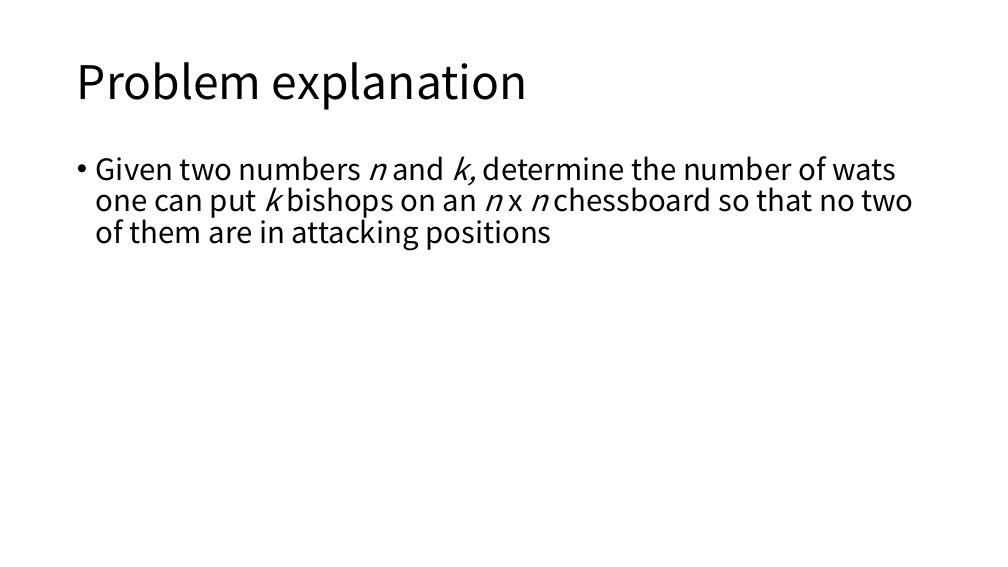
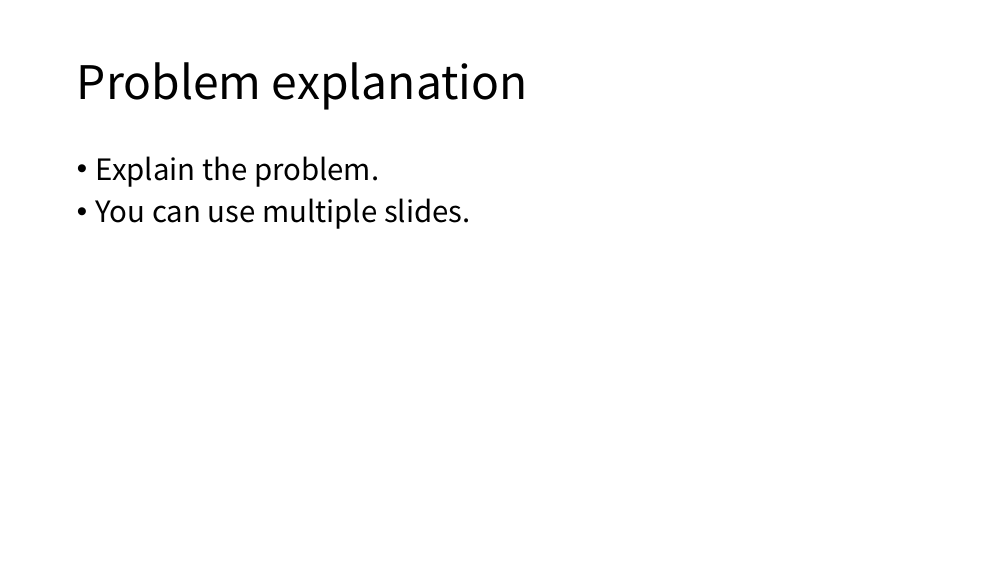
Before and after one commit to gdlee412/Problem-Solving-Techniques, a slide deck: slide 2 of 자료/Report template/Report for exercise or homework.pptx. Drawn at 1008x567 pixels with LibreOffice and Linux fonts; fonts in the diff are those of the drawing. Boxes give left, top, right and bottom in pixels: in the first picture for what was removed or moved away, otherwise in the second. Text is boxed around its words. In the diff, an @@ line names an element or a change of style, - is before the commit and + after.

```diff
--- a/자료/Report template/Report for exercise or homework.pptx
+++ b/자료/Report template/Report for exercise or homework.pptx
@@ text at (96, 156, 471, 229): text changed @@
-• Given two numbers n and k, determine the number of wats one can put k bishops on an n x n chessboard so that no two of them are in attacking positions
+• Explain the problem.
+• You can use multiple slides.
```
Also in this commit, not shown: 2 other slides changed, 1 slide added, 5 slides removed.
